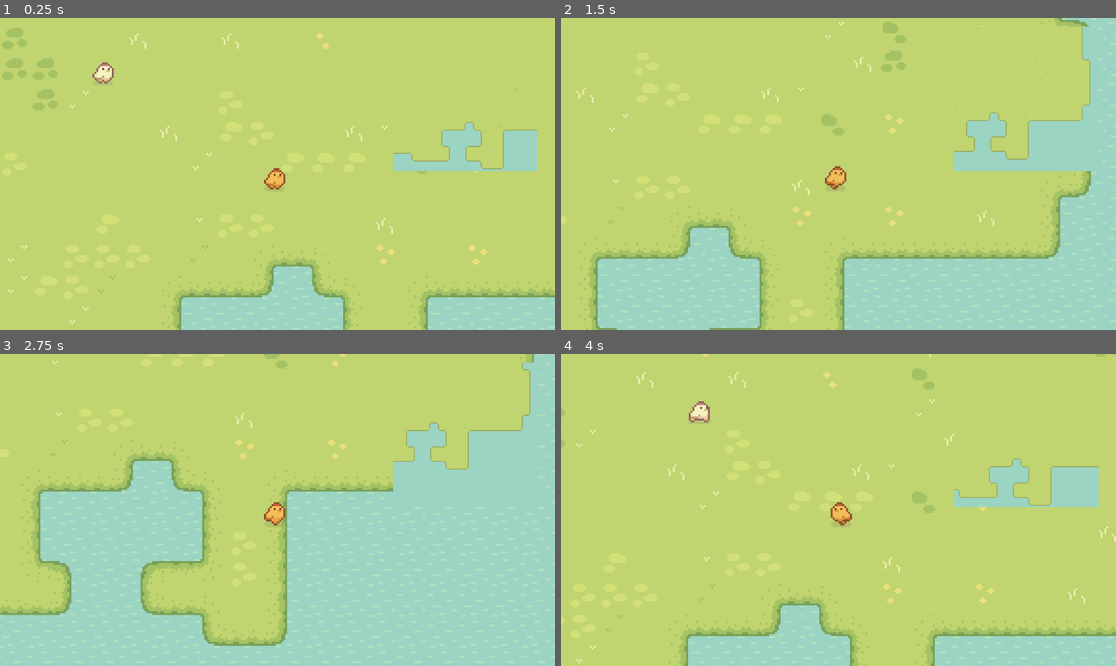
Above: before the commit, frames 1-4 (two rows, left to right).
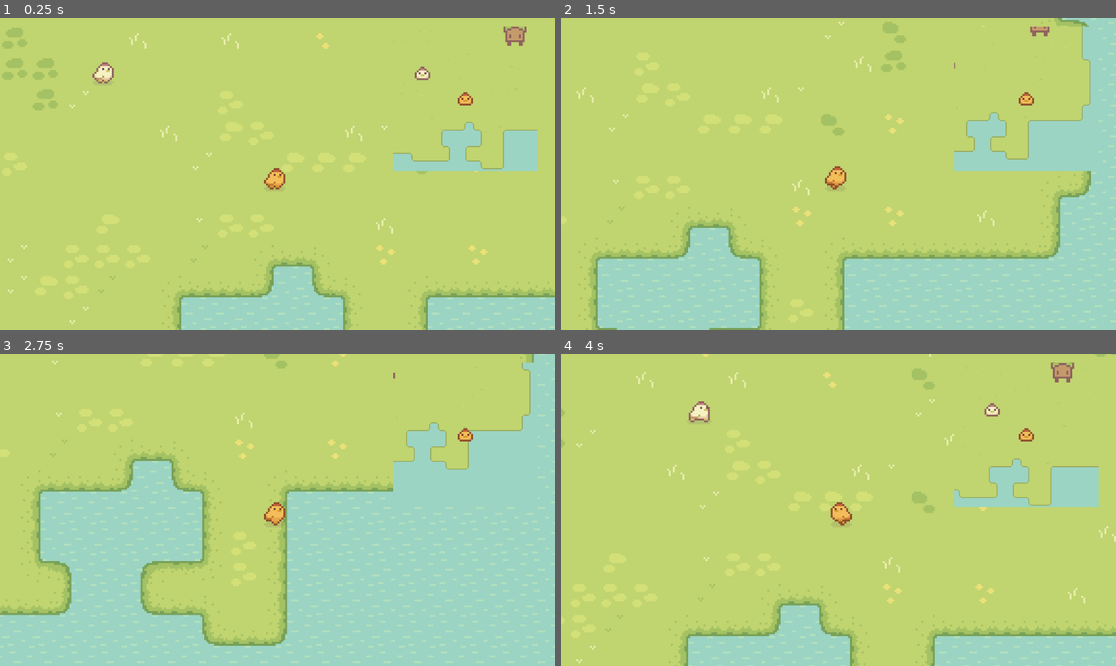
Above: after the commit, the same moments.

Repository: AbsoluteZer0527/Godot-Games-Collection
Game: Godot game, scene res://scene.tscn
Same seed, same stepped clock (60 frames per second), same inputs: the game is played once before the commit and once after it.
Inputs:
- Up to frame 1 (0.25 s): no input
- Up to frame 2 (1.5 s): hold Right (ui_right) 0.53-1.28 s; hold Down (ui_down) from 1.28 s (still down)
- Up to frame 3 (2.75 s): release Down (ui_down) at 2.03 s; hold Right (ui_right) from 2.03 s (still down)
- Up to frame 4 (4 s): tap Enter at 2.75 s; release Right (ui_right) at 2.78 s; hold Up (ui_up) 2.78-3.53 s; hold Left (ui_left) from 3.53 s (still down)

The runs differ from the first frame. In frame 1, 0.4% of the frame differs, in the area x 74-95%, y 2-29%; in frame 2, 0.2%; in frame 3, 0.1%; in frame 4, 0.4%, in the area x 76-93%, y 2-29%.

Commit message:
Add NPC and Chicken House icon for the minimap

Diff:
--- a/scene.tscn
+++ b/scene.tscn
@@ -1,10 +1,11 @@
-[gd_scene load_steps=20 format=4 uid="uid://crmcdapgwdi1"]
+[gd_scene load_steps=21 format=4 uid="uid://crmcdapgwdi1"]
 
 [ext_resource type="Texture2D" uid="uid://c20ejuwxbwi3" path="res://assets/Grass.png" id="1_7ogty"]
 [ext_resource type="Texture2D" uid="uid://c8jqyc7slvxix" path="res://assets/Water.png" id="1_no5s8"]
 [ext_resource type="Script" uid="uid://f6ke50ukr531" path="res://assets/player.gd" id="3_4gd47"]
 [ext_resource type="Texture2D" uid="uid://bd7v5p10f2a6q" path="res://assets/Free_Chicken_House.png" id="4_j14dv"]
 [ext_resource type="SpriteFrames" uid="uid://b0uahaq65crij" path="res://assets/chicken_animation_frames.tres" id="4_utbko"]
+[ext_resource type="Texture2D" uid="uid://dfwovglgbc6og" path="res://minimiap_icon.png" id="5_xlvrw"]
 [ext_resource type="Script" uid="uid://nc7cn1jg2qer" path="res://minimap_viewport.gd" id="6_y2354"]
 [ext_resource type="Texture2D" uid="uid://13rqemdivfbx" path="res://island_minimap_background.png" id="7_ni31j"]
 
@@ -290,6 +291,7 @@
 tile_set = SubResource("TileSet_uj8up")
 
 [node name="NPC" type="StaticBody2D" parent="."]
+visibility_layer = 3
 position = Vector2(-89, -7)
 
 [node name="AnimatedSprite2D" type="AnimatedSprite2D" parent="NPC"]
@@ -308,7 +310,16 @@
 }
 autoplay = "patrol"
 
+[node name="Sprite2D" type="Sprite2D" parent="NPC"]
+visibility_layer = 2
+z_index = -4
+scale = Vector2(4, 4)
+texture = ExtResource("5_xlvrw")
+region_enabled = true
+region_rect = Rect2(1, 4, 8, 7)
+
 [node name="Player" type="CharacterBody2D" parent="."]
+visibility_layer = 3
 position = Vector2(0, 46)
 script = ExtResource("3_4gd47")
 
@@ -327,8 +338,18 @@
 [node name="Camera2D" type="Camera2D" parent="Player"]
 zoom = Vector2(4, 4)
 
+[node name="Sprite2D" type="Sprite2D" parent="Player"]
+visibility_layer = 2
+z_index = -4
+scale = Vector2(4, 4)
+texture = ExtResource("5_xlvrw")
+region_enabled = true
+region_rect = Rect2(11, 4, 8, 7)
+
 [node name="ChickenHouse" type="StaticBody2D" parent="."]
+visibility_layer = 3
 position = Vector2(103, -90)
+collision_mask = 3
 
 [node name="FreeChickenHouse" type="Sprite2D" parent="ChickenHouse"]
 y_sort_enabled = true
@@ -337,6 +358,14 @@
 [node name="CollisionShape2D" type="CollisionShape2D" parent="ChickenHouse"]
 position = Vector2(0, 10)
 shape = SubResource("RectangleShape2D_fiiah")
+
+[node name="Sprite2D" type="Sprite2D" parent="ChickenHouse"]
+visibility_layer = 2
+z_index = -4
+scale = Vector2(4, 4)
+texture = ExtResource("5_xlvrw")
+region_enabled = true
+region_rect = Rect2(21, 1, 12, 13)
 
 [node name="CanvasLayer" type="CanvasLayer" parent="."]
 
